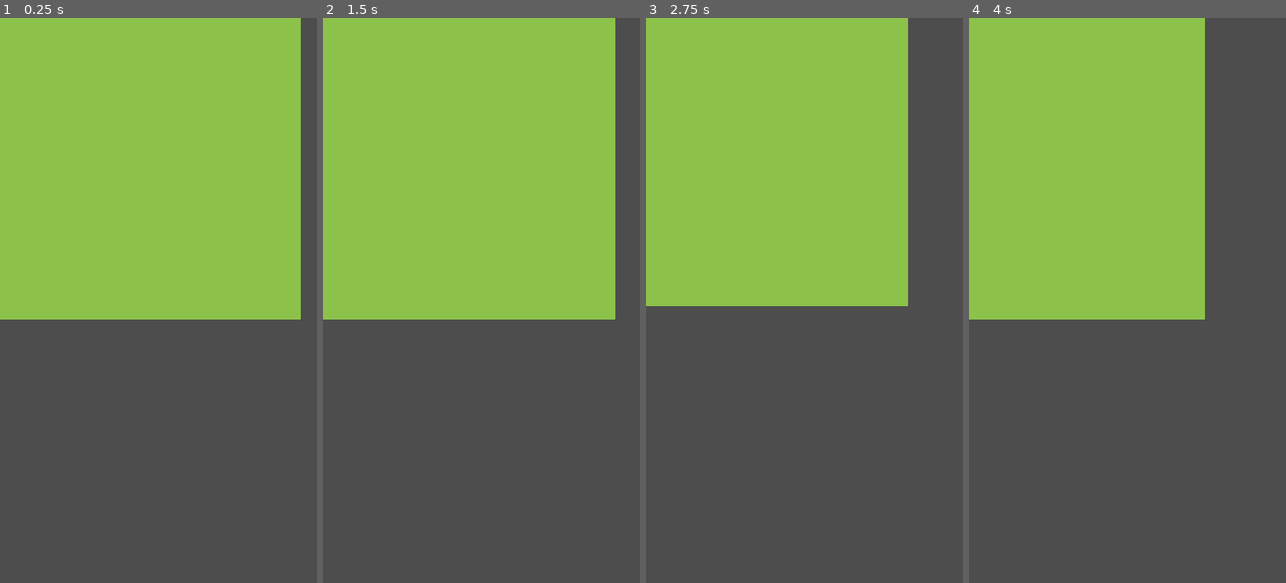
Above: before the commit, frames 1-4 (left to right).
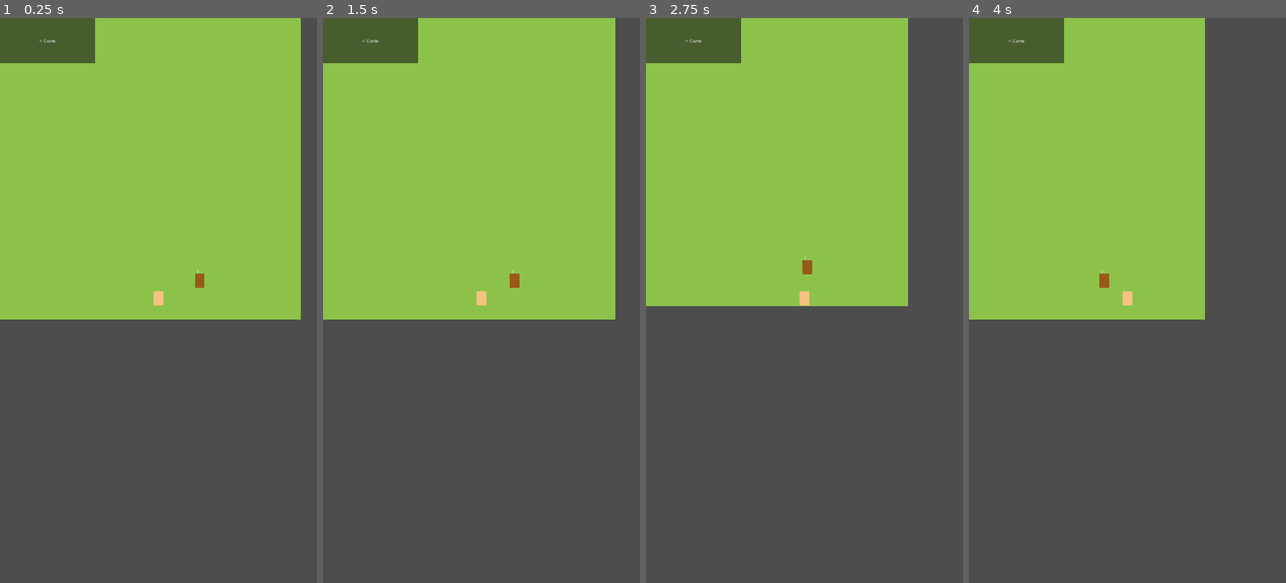
Above: after the commit, the same moments.

Repository: aineotech/BibleWorldKids-Godot
Game: Godot game, scene res://_Game/Scenes/Lieu_Village.tscn
Same seed, same stepped clock (60 frames per second), same inputs: the game is played once before the commit and once after it. This scene is started directly instead of the project's main scene.
Inputs (mouse positions are in pixels of both pictures, inside the frame that each line leads up to):
- Up to frame 1 (0.25 s): no input
- Up to frame 2 (1.5 s): click (370, 40) at 0.5 s, where only the run after the commit has a clickable "< Carte"; tap Enter at 1.25 s; move the mouse to (551, 272) at 1.27 s; hold Right (ui_right) from 1.28 s (still down); hold Space (action_principale) from 1.28 s (still down); click (551, 272) at 1.42 s
- Up to frame 3 (2.75 s): release Right (ui_right) at 2 s; release Space (action_principale) at 2 s; drag from (741, 328) to (788, 413) at 2.02 s
- Up to frame 4 (4 s): tap Space (action_principale) at 2.75 s; move the mouse to (1159, 176) at 2.77 s; hold Right (ui_right) 2.78-3.5 s; hold Space (action_principale) 2.78-3.5 s; drag from (1111, 413) to (1032, 215) at 3.52 s

The runs differ from the first frame. In frame 1, 2.6% of the frame differs, in the area x 0-65%, y 0-51%; in frame 2, 2.6%; in frame 3, 2.6%, in the area x 0-53%, y 0-51%; in frame 4, 2.6%.

Commit message:
feat(village): ajout PNJ Siméon, placeholder avatar, bouton Retour
- Lieu_Village : rectangle de couleur visible pour l'avatar joueur,
  bouton « < Carte » dans UILayer pour revenir à CarteDuMonde,
  CharacterBody2D PNJ_Simeon avec ControleurPNJ, zone d'interaction (r=40),
  indicateur « ! » de proximité
- GestionnaireLieu : connexion automatique du BtnRetour dans _ready()
- Ressources dialogues Siméon : 3 lignes (brebis perdue, description
  Neigeuse, référence biblique Lc 15), DialogueSO assemblé, PNJSO

Co-Authored-By: Claude Sonnet 4.6 <noreply@anthropic.com>

Diff:
--- /dev/null
+++ b/_Game/Resources/Dialogues/dialogue_simeon_principal.tres
@@ -0,0 +1,10 @@
+[gd_resource type="Resource" script_class="DialogueSO" load_steps=5 format=3]
+
+[ext_resource type="Script" path="res://_Game/Scripts/Monde/DialogueSO.gd" id="1_ds"]
+[ext_resource type="Resource" path="res://_Game/Resources/Dialogues/ligne_simeon_1.tres" id="2_l1"]
+[ext_resource type="Resource" path="res://_Game/Resources/Dialogues/ligne_simeon_2.tres" id="3_l2"]
+[ext_resource type="Resource" path="res://_Game/Resources/Dialogues/ligne_simeon_3.tres" id="4_l3"]
+
+[resource]
+script = ExtResource("1_ds")
+lignes = [ExtResource("2_l1"), ExtResource("3_l2"), ExtResource("4_l3")]
--- /dev/null
+++ b/_Game/Resources/Dialogues/ligne_simeon_1.tres
@@ -0,0 +1,8 @@
+[gd_resource type="Resource" script_class="LigneDialogue" load_steps=2 format=3]
+
+[ext_resource type="Script" path="res://_Game/Scripts/Monde/LigneDialogue.gd" id="1_ld"]
+
+[resource]
+script = ExtResource("1_ld")
+nom_locuteur = "Siméon"
+texte = "Bonjour, ami ! Une de mes brebis s'est perdue dans la prairie. Tu veux bien m'aider à la retrouver ?"
--- /dev/null
+++ b/_Game/Resources/Dialogues/ligne_simeon_2.tres
@@ -0,0 +1,8 @@
+[gd_resource type="Resource" script_class="LigneDialogue" load_steps=2 format=3]
+
+[ext_resource type="Script" path="res://_Game/Scripts/Monde/LigneDialogue.gd" id="1_ld"]
+
+[resource]
+script = ExtResource("1_ld")
+nom_locuteur = "Siméon"
+texte = "Elle s'appelle Neigeuse. Elle est toute blanche avec une petite tache noire sur le nez. Elle ne peut pas être allée très loin…"
--- /dev/null
+++ b/_Game/Resources/Dialogues/ligne_simeon_3.tres
@@ -0,0 +1,8 @@
+[gd_resource type="Resource" script_class="LigneDialogue" load_steps=2 format=3]
+
+[ext_resource type="Script" path="res://_Game/Scripts/Monde/LigneDialogue.gd" id="1_ld"]
+
+[resource]
+script = ExtResource("1_ld")
+nom_locuteur = "Siméon"
+texte = "Merci pour ton aide ! Jésus a dit qu'un berger laisse ses cent brebis pour aller chercher celle qui est perdue. C'est comme ça que Dieu nous aime !"
--- /dev/null
+++ b/_Game/Resources/Dialogues/pnj_simeon.tres
@@ -0,0 +1,10 @@
+[gd_resource type="Resource" script_class="PNJSO" load_steps=3 format=3]
+
+[ext_resource type="Script" path="res://_Game/Scripts/Monde/PNJSO.gd" id="1_pnj"]
+[ext_resource type="Resource" path="res://_Game/Resources/Dialogues/dialogue_simeon_principal.tres" id="2_dial"]
+
+[resource]
+script = ExtResource("1_pnj")
+pnj_id = "simeon"
+nom_affichage = "Siméon"
+dialogue_principal = ExtResource("2_dial")
--- a/_Game/Scenes/Lieu_Village.tscn
+++ b/_Game/Scenes/Lieu_Village.tscn
@@ -1,12 +1,17 @@
-[gd_scene load_steps=7 format=3]
+[gd_scene load_steps=10 format=3]
 
 [ext_resource type="Script" path="res://_Game/Scripts/Monde/GestionnaireLieu.gd" id="1_lieu"]
 [ext_resource type="Script" path="res://_Game/Scripts/Joueur/ControleurAvatar.gd" id="2_avatar"]
 [ext_resource type="Script" path="res://_Game/Scripts/UI/UIDialogue.gd" id="3_dial"]
 [ext_resource type="Script" path="res://_Game/Scripts/Audio/ZoneMusique.gd" id="4_zone"]
+[ext_resource type="Script" path="res://_Game/Scripts/Monde/ControleurPNJ.gd" id="5_pnj"]
+[ext_resource type="Resource" path="res://_Game/Resources/Dialogues/pnj_simeon.tres" id="6_simeon"]
 
 [sub_resource type="CircleShape2D" id="CircleShape2D_1"]
 radius = 16.0
+
+[sub_resource type="CircleShape2D" id="CircleShape2D_2"]
+radius = 40.0
 
 [sub_resource type="RectangleShape2D" id="RectangleShape2D_1"]
 size = Vector2(2048, 2048)
@@ -27,12 +32,45 @@
 [node name="CollisionShape2D" type="CollisionShape2D" parent="Avatar"]
 shape = SubResource("CircleShape2D_1")
 
-[node name="Sprite2D" type="Sprite2D" parent="Avatar"]
+[node name="Visu" type="ColorRect" parent="Avatar"]
+position = Vector2(-16, -32)
+size = Vector2(32, 48)
+color = Color(0.96, 0.76, 0.50, 1.0)
 
 [node name="Camera2D" type="Camera2D" parent="Avatar"]
 
+[node name="PNJ_Simeon" type="CharacterBody2D" parent="."]
+position = Vector2(680, 900)
+
+[node name="ColFisica" type="CollisionShape2D" parent="PNJ_Simeon"]
+shape = SubResource("CircleShape2D_1")
+
+[node name="Visu" type="ColorRect" parent="PNJ_Simeon"]
+position = Vector2(-16, -32)
+size = Vector2(32, 48)
+color = Color(0.60, 0.35, 0.10, 1.0)
+
+[node name="Indicateur" type="Label" parent="PNJ_Simeon"]
+position = Vector2(-8, -52)
+text = "!"
+
+[node name="ControleurPNJ" type="Area2D" parent="PNJ_Simeon"]
+script = ExtResource("5_pnj")
+donnees_pnj = ExtResource("6_simeon")
+indicateur_proximite = NodePath("../Indicateur")
+
+[node name="ColInteraction" type="CollisionShape2D" parent="PNJ_Simeon/ControleurPNJ"]
+shape = SubResource("CircleShape2D_2")
+
 [node name="UILayer" type="CanvasLayer" parent="."]
 layer = 10
+
+[node name="BtnRetour" type="Button" parent="UILayer"]
+anchor_right = 0.3
+anchor_bottom = 0.08
+grow_horizontal = 2
+grow_vertical = 2
+text = "< Carte"
 
 [node name="UIDialogue" type="Control" parent="UILayer"]
 script = ExtResource("3_dial")
--- a/_Game/Scripts/Monde/GestionnaireLieu.gd
+++ b/_Game/Scripts/Monde/GestionnaireLieu.gd
@@ -8,6 +8,10 @@
 func _ready() -> void:
 	GameManager.lancer_jeu()
 	entre_lieu.emit(id_lieu)
+	# Connecter le bouton retour s'il existe dans UILayer
+	var btn := get_node_or_null("UILayer/BtnRetour")
+	if btn:
+		btn.pressed.connect(retourner_carte)
 
 func _exit_tree() -> void:
 	sorti_lieu.emit(id_lieu)
